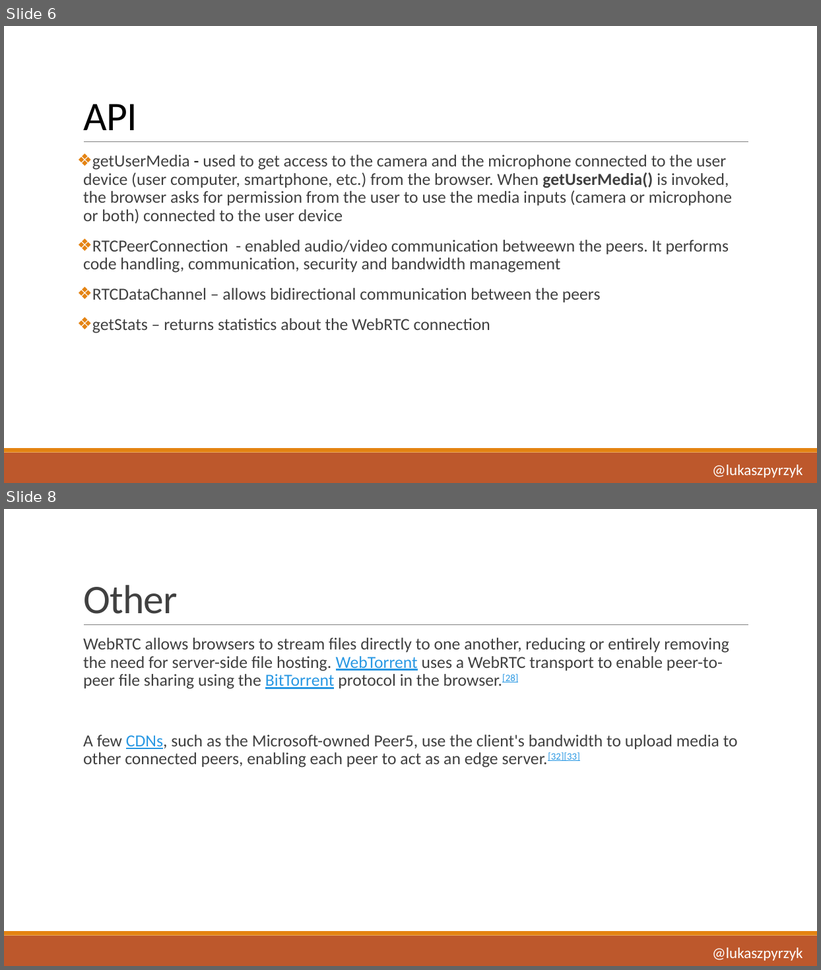
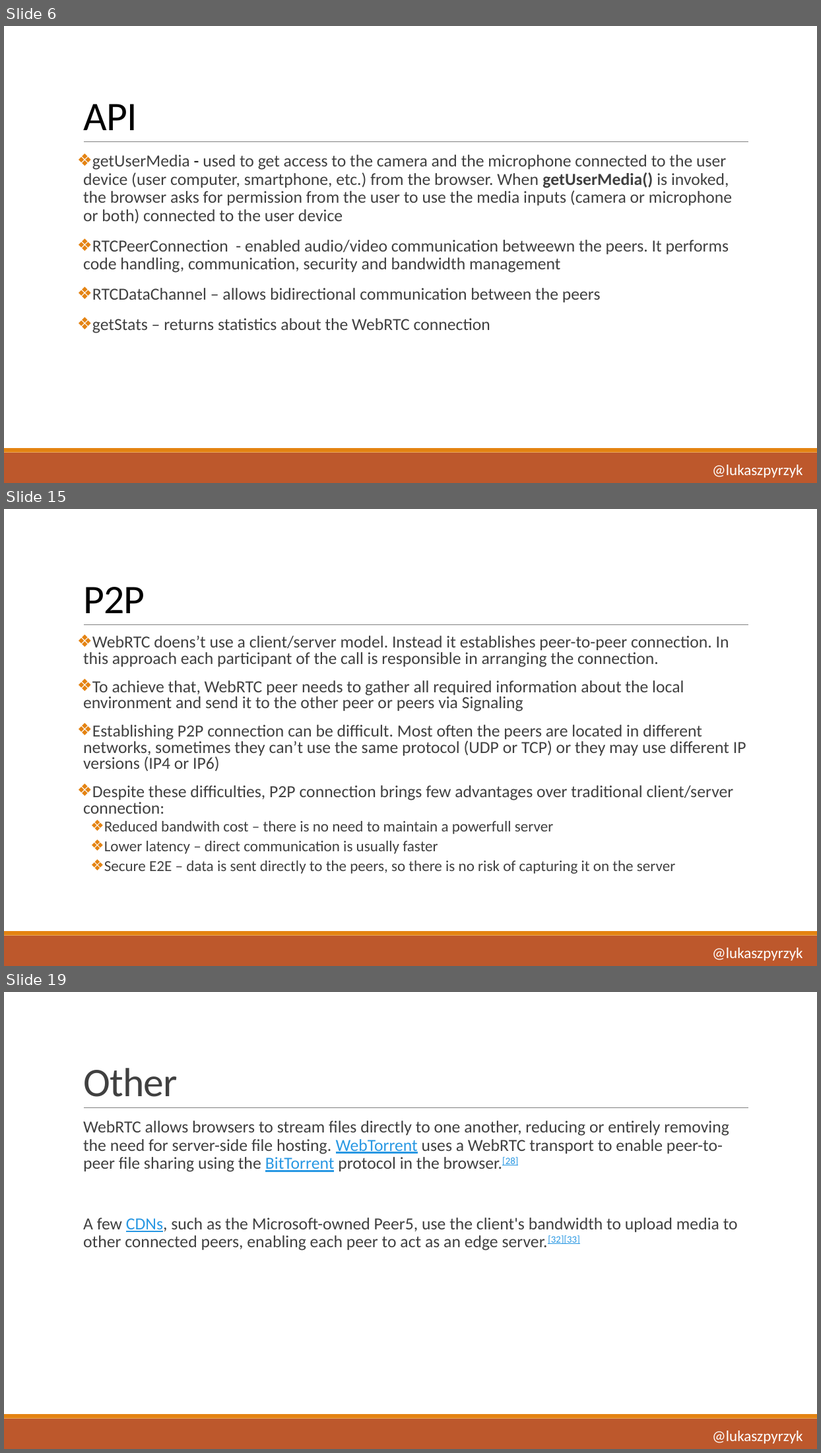
Before and after one commit to lukasz-pyrzyk/webrtc-dotnet, a slide deck: WebRTC with.pptx. Shown one above the other, each under a label of ours: slides 6 and 8 before the commit, slides 6, 15 and 19 after it; the slides between them are not shown. The pictures are 821x970 and 821x1453 pixels, drawn with LibreOffice and Linux fonts; fonts in the diff are those of the drawing. Boxes give left, top, right and bottom in pixels: in the first picture for what was removed or moved away, otherwise in the second. Text is boxed around its words. In the diff, an @@ line names an element or a change of style, - is before the commit and + after.

```diff
--- a/WebRTC with.pptx
+++ b/WebRTC with.pptx
@@ slide 15 added at [4,509,817,966], background #FFFFFF; not listed: 3 template elements that a slide beside it also shows @@
@@ title added at [83,587,145,613], 48 pt, text #000000 @@
+P2P
@@ text added at [83,636,746,874], 20 pt, text #404040 @@
+❖ WebRTC doens’t use a client/server model. Instead it establishes peer-to-peer connection. In this approach each participant of the call is responsible in arranging the connection.
+❖ To achieve that, WebRTC peer needs to gather all required information about the local environment and send it to the other peer or peers via Signaling
+❖ Establishing P2P connection can be difficult. Most often the peers are located in different networks, sometimes they can’t use the same protocol (UDP or TCP) or they may use different IP versions (IP4 or IP6)
+❖ Despite these difficulties, P2P connection brings few advantages over traditional client/server connection:
+  ❖ Reduced bandwith cost – there is no need to maintain a powerfull server
+  ❖ Lower latency – direct communication is usually faster
+  ❖ Secure E2E – data is sent directly to the peers, so there is no risk of capturing it on the server
@@ text added at [712,948,803,961], 18 pt, text #FFFFFF @@
+@lukaszpyrzyk
@@ what was slide 8 is now slide 19 @@
```
Also in this commit, not shown: 1 slide changed, 11 other slides added.
